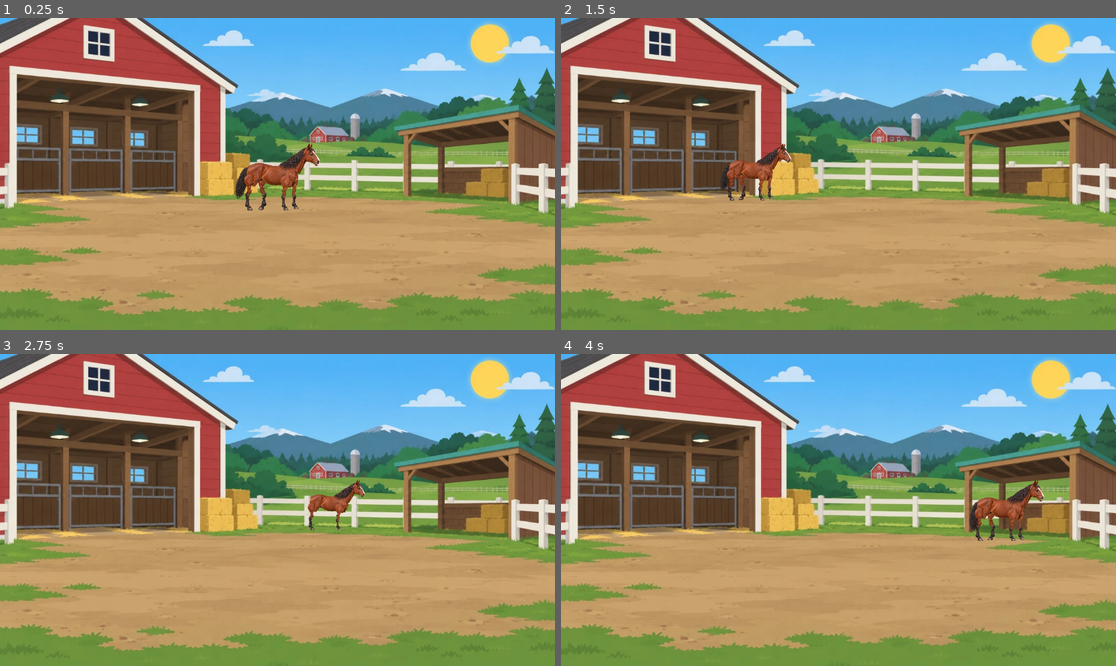
Above: before the commit, frames 1-4 (two rows, left to right).
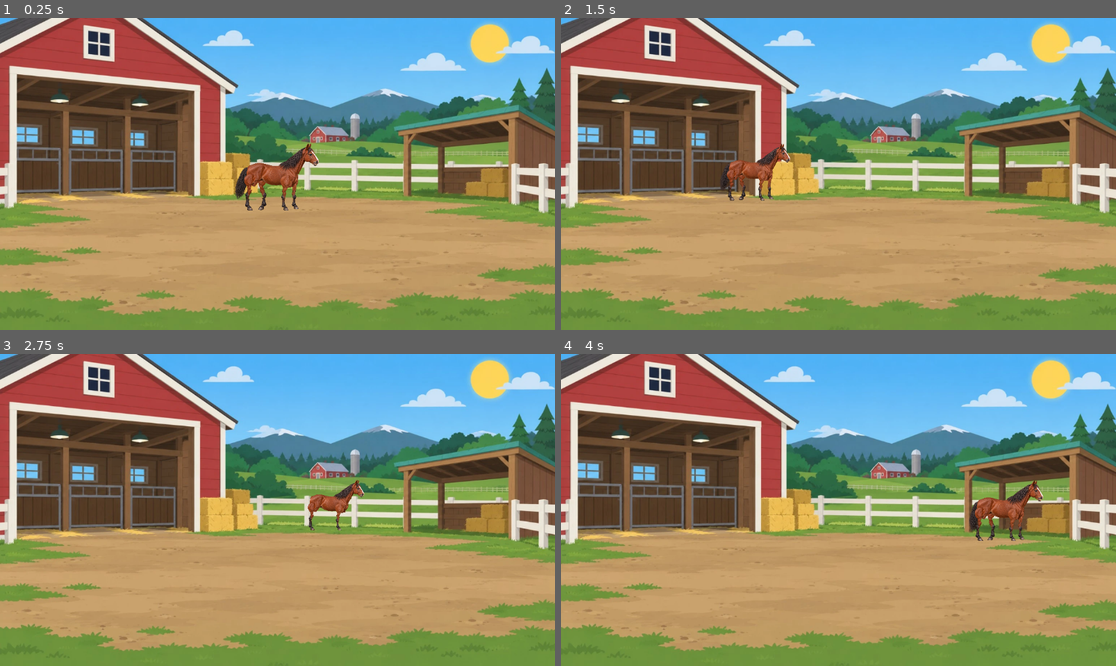
Above: after the commit, the same moments.

Repository: marceldubrig-hash/Pferd-und-Steve
Game: Godot game, scene res://scenes/main.tscn
The game is run twice, just before and just after one commit, with the same random seed, the same clock (stepped at 60 frames per second) and the same inputs.
Inputs (mouse positions are in pixels of both pictures, inside the frame that each line leads up to):
- Up to frame 1 (0.25 s): no input
- Up to frame 2 (1.5 s): move the mouse to (960, 158) at 0.52 s; click (960, 158) at 0.67 s; tap Enter at 1.25 s; drag from (727, 189) to (810, 236) at 1.27 s
- Up to frame 3 (2.75 s): move the mouse to (333, 441) at 2.02 s; click (333, 441) at 2.17 s
- Up to frame 4 (4 s): drag from (810, 572) to (672, 463) at 2.77 s; move the mouse to (1005, 556) at 3.52 s; click (1005, 556) at 3.67 s

The runs differ from the first frame. In frame 1, 0.2% of the frame differs, in the area x 52-58%, y 40-51%; in frame 2, 0.1%; in frame 3, less than 0.1%; in frame 4, 0.1%.

Commit message:
Fix head and mane overlap behind horse head

Diff:
--- a/scenes/horse_cutout_rig.tscn
+++ b/scenes/horse_cutout_rig.tscn
@@ -326,7 +326,7 @@
 "times": PackedFloat32Array(0),
 "transitions": PackedFloat32Array(1),
 "update": 0,
-"values": [Vector2(321.171, -236.253)]
+"values": [Vector2(303.171, -236.253)]
 }
 tracks/14/type = "value"
 tracks/14/imported = false
@@ -511,7 +511,7 @@
 "times": PackedFloat32Array(0, 0.3, 0.6, 0.9, 1.2),
 "transitions": PackedFloat32Array(1, 1, 1, 1, 1),
 "update": 0,
-"values": [Vector2(321.171, -236.253), Vector2(321.171, -239.253), Vector2(321.171, -234.253), Vector2(321.171, -238.253), Vector2(321.171, -236.253)]
+"values": [Vector2(303.171, -236.253), Vector2(303.171, -239.253), Vector2(303.171, -234.253), Vector2(303.171, -238.253), Vector2(303.171, -236.253)]
 }
 tracks/14/type = "value"
 tracks/14/imported = false
@@ -642,10 +642,10 @@
 texture = SubResource("AtlasTexture_front_right_hoof")
 
 [node name="HeadPivot" type="Node2D" parent="."]
-position = Vector2(321.171, -236.253)
+position = Vector2(303.171, -236.253)
 rotation = -0.00592869
 scale = Vector2(0.42439, 0.42439)
-z_index = 10
+z_index = 12
 
 [node name="HeadUpper" type="Sprite2D" parent="HeadPivot"]
 position = Vector2(311, -199)
